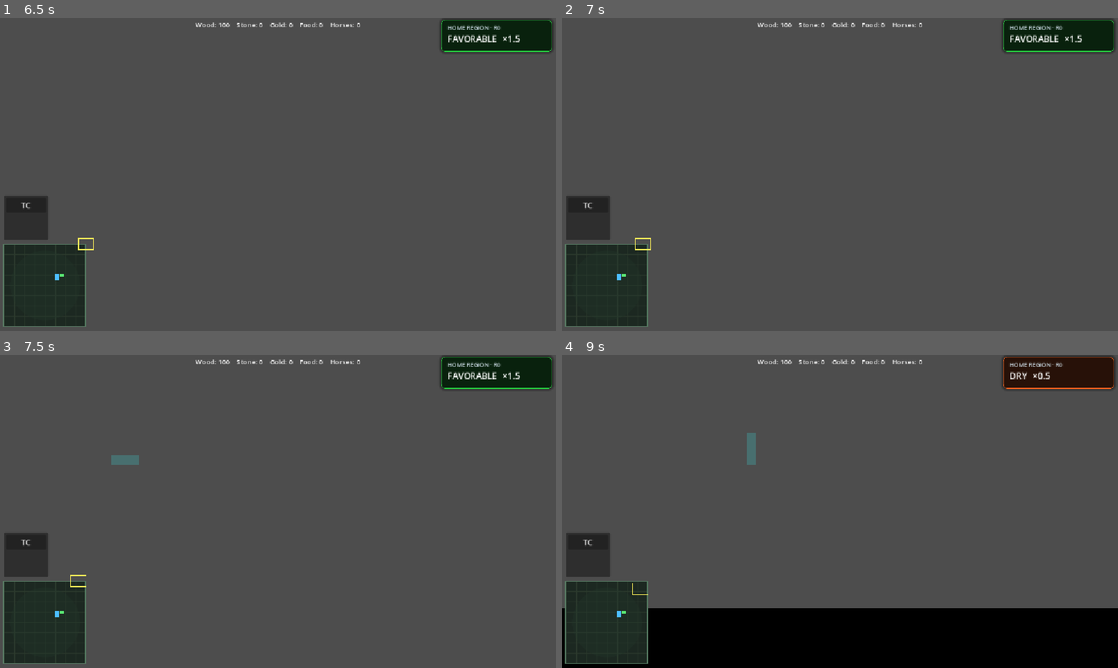
Above: before the commit, frames 1-4 (two rows, left to right).
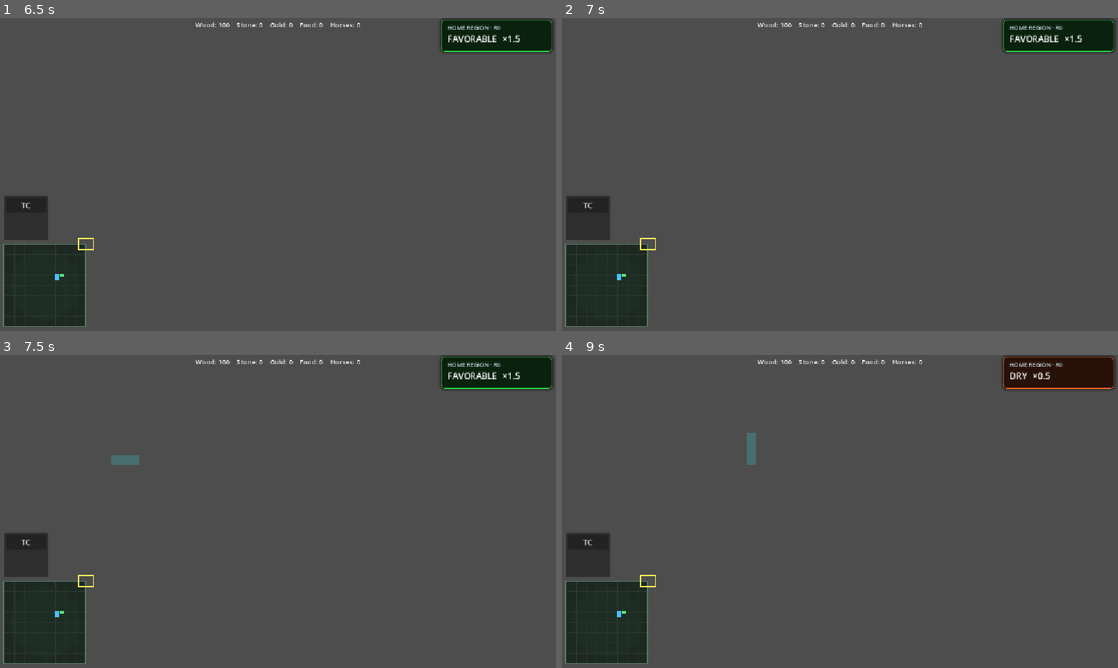
Above: after the commit, the same moments.

Repository: Ferrum-t/RTS-Game
Game: Godot game, scene res://Scenes/World/World.tscn
Same seed, same stepped clock (60 frames per second), same inputs: the game is played once before the commit and once after it. After the commit the project has no main scene; this scene is started directly in both runs.
Inputs (mouse positions are in pixels of both pictures, inside the frame that each line leads up to):
- Up to frame 1 (6.5 s): click "TC" at 0.5 s; click "Worker (50W)" at 1.25 s; click "Pack" at 2 s; click "Cancel last" at 2.75 s; drag from (44, 284) to (333, 105) at 3.52 s; drag from (166, 190) to (250, 237) at 4.27 s; move the mouse to (333, 105) at 5.02 s; hold D (move_right, bound only before the commit) 5.03-5.75 s; tap P at 5.1 s; tap Enter at 5.75 s; drag from (250, 237) to (111, 127) at 5.77 s
- Up to frame 2 (7 s): move the mouse to (1006, 221) at 6.52 s; hold Left (move_left, bound only before the commit) from 6.53 s (still down); tap U at 6.6 s
- Up to frame 3 (7.5 s): release Left (move_left, bound only before the commit) at 7.25 s; tap Space at 7.25 s; drag from (111, 464) to (194, 433) at 7.27 s
- Up to frame 4 (9 s): move the mouse to (867, 511) at 8.02 s; hold Down (move_back, bound only before the commit) 8.03-8.75 s; tap R at 8.1 s; click (867, 511) at 8.17 s; drag from (756, 433) to (728, 527) at 8.77 s

Frame 1 is identical in both runs. In frame 2, less than 0.1% of the frame differs, in the area x 13-17%, y 70-75%; in frame 3, less than 0.1%; in frame 4, 16%, in the area x 0-100%, y 70-100%.

Commit message:
M20.1: Minimap enemy markers gated by VisibilityMap; autoload VisibilityMap

Diff:
--- a/Scripts/UI/Minimap.gd
+++ b/Scripts/UI/Minimap.gd
@@ -2,7 +2,7 @@
 
 ## M20 — Basic Minimap (Variant A: static background).
 ## Player units/buildings + camera rect + click-to-pan.
-## No Fog / VisibilityMap / enemy hide.
+## M20.1: enemy markers only when VisibilityMap says VISIBLE.
 
 const PLAYER_TEAM := 0
 const MARKER_INTERVAL := 0.15
@@ -17,6 +17,8 @@
 var _cam_rig: Node3D = null
 var _unit_uvs: PackedVector2Array = PackedVector2Array()
 var _building_uvs: PackedVector2Array = PackedVector2Array()
+var _enemy_unit_uvs: PackedVector2Array = PackedVector2Array()
+var _enemy_building_uvs: PackedVector2Array = PackedVector2Array()
 var _cam_uv: Vector2 = Vector2(0.5, 0.5)
 var _dragging: bool = false
 
@@ -71,6 +73,13 @@
 	for i in range(_unit_uvs.size()):
 		var p: Vector2 = _unit_uvs[i] * size
 		draw_circle(p, 2.8, Color(0.35, 0.9, 0.45))
+
+	for i in range(_enemy_building_uvs.size()):
+		var p: Vector2 = _enemy_building_uvs[i] * size
+		draw_rect(Rect2(p - Vector2(3.5, 3.5), Vector2(7, 7)), Color(0.95, 0.25, 0.2))
+	for i in range(_enemy_unit_uvs.size()):
+		var p: Vector2 = _enemy_unit_uvs[i] * size
+		draw_circle(p, 2.8, Color(0.95, 0.35, 0.3))
 
 	var c: Vector2 = _cam_uv * size
 	var half := Vector2(16.0, 12.0)
@@ -114,6 +123,8 @@
 func _collect_markers() -> void:
 	_unit_uvs = PackedVector2Array()
 	_building_uvs = PackedVector2Array()
+	_enemy_unit_uvs = PackedVector2Array()
+	_enemy_building_uvs = PackedVector2Array()
 
 	var um := get_node_or_null("/root/UnitManager")
 	if um != null and "units" in um:
@@ -124,7 +135,6 @@
 				continue
 			if u.has_method("is_dead") and u.is_dead():
 				continue
-			# UnitState.DEAD ordinal = 7 after REPAIRING (M12.1)
 			if u.get("unit_state") != null and int(u.unit_state) == 7:
 				continue
 			_unit_uvs.append(world_to_uv(u.global_position))
@@ -136,6 +146,28 @@
 	_append_buildings(bm.get("barracks_list"))
 	_append_buildings(bm.get("watchtowers_list"))
 
+	var vm := get_node_or_null("/root/VisibilityMap")
+	if um != null and "units" in um:
+		for u in um.units:
+			if u == null or not is_instance_valid(u):
+				continue
+			if int(u.get("team_id")) == PLAYER_TEAM:
+				continue
+			if u.has_method("is_dead") and u.is_dead():
+				continue
+			if u.get("unit_state") != null and int(u.unit_state) == 7:
+				continue
+			if vm != null and vm.has_method("is_visible_world"):
+				if not vm.is_visible_world(u.global_position):
+					continue
+			else:
+				continue
+			_enemy_unit_uvs.append(world_to_uv(u.global_position))
+	if bm != null:
+		_append_enemy_buildings(bm.get("town_centers"), vm)
+		_append_enemy_buildings(bm.get("barracks_list"), vm)
+		_append_enemy_buildings(bm.get("watchtowers_list"), vm)
+
 
 func _append_buildings(list_val) -> void:
 	if list_val == null:
@@ -148,6 +180,24 @@
 		if b.get("is_destroyed") == true:
 			continue
 		_building_uvs.append(world_to_uv((b as Node3D).global_position))
+
+
+func _append_enemy_buildings(list_val, vm) -> void:
+	if list_val == null:
+		return
+	for b in list_val:
+		if b == null or not is_instance_valid(b):
+			continue
+		if int(b.get("team_id")) == PLAYER_TEAM:
+			continue
+		if b.get("is_destroyed") == true:
+			continue
+		if vm != null and vm.has_method("is_visible_world"):
+			if not vm.is_visible_world((b as Node3D).global_position):
+				continue
+		else:
+			continue
+		_enemy_building_uvs.append(world_to_uv((b as Node3D).global_position))
 
 
 func _update_camera_uv() -> void:
--- a/project.godot
+++ b/project.godot
@@ -10,8 +10,8 @@
 
 [application]
 
-config/name="NomadWars"
-run/main_scene="uid://blxw0veepytk3"
+config/name="RTS Game"
+run/main_scene="res://Scenes/Main.tscn"
 config/features=PackedStringArray("4.7", "Forward Plus")
 config/icon="res://icon.svg"
 
@@ -24,48 +24,9 @@
 NavigationBakeService="*res://Scripts/Systems/NavigationBakeService.gd"
 MatchManager="*res://Scripts/Systems/MatchManager.gd"
 EnvironmentZoneService="*res://Scripts/Systems/EnvironmentZoneService.gd"
+VisibilityMap="*res://Scripts/Systems/VisibilityMap.gd"
 
 [display]
 
 window/stretch/mode="canvas_items"
 window/stretch/aspect="expand"
-
-[input]
-
-move_forward={
-"deadzone": 0.2,
-"events": [Object(InputEventKey,"resource_local_to_scene":false,"resource_name":"","device":16,"window_id":0,"alt_pressed":false,"shift_pressed":false,"ctrl_pressed":false,"meta_pressed":false,"pressed":false,"keycode":0,"physical_keycode":4194320,"key_label":0,"unicode":0,"location":0,"echo":false,"script":null)
-, Object(InputEventKey,"resource_local_to_scene":false,"resource_name":"","device":16,"window_id":0,"alt_pressed":false,"shift_pressed":false,"ctrl_pressed":false,"meta_pressed":false,"pressed":false,"keycode":0,"physical_keycode":87,"key_label":0,"unicode":0,"location":0,"echo":false,"script":null)
-]
-}
-move_back={
-"deadzone": 0.2,
-"events": [Object(InputEventKey,"resource_local_to_scene":false,"resource_name":"","device":16,"window_id":0,"alt_pressed":false,"shift_pressed":false,"ctrl_pressed":false,"meta_pressed":false,"pressed":false,"keycode":0,"physical_keycode":4194322,"key_label":0,"unicode":0,"location":0,"echo":false,"script":null)
-, Object(InputEventKey,"resource_local_to_scene":false,"resource_name":"","device":16,"window_id":0,"alt_pressed":false,"shift_pressed":false,"ctrl_pressed":false,"meta_pressed":false,"pressed":false,"keycode":0,"physical_keycode":83,"key_label":0,"unicode":0,"location":0,"echo":false,"script":null)
-]
-}
-move_left={
-"deadzone": 0.2,
-"events": [Object(InputEventKey,"resource_local_to_scene":false,"resource_name":"","device":16,"window_id":0,"alt_pressed":false,"shift_pressed":false,"ctrl_pressed":false,"meta_pressed":false,"pressed":false,"keycode":0,"physical_keycode":4194319,"key_label":0,"unicode":0,"location":0,"echo":false,"script":null)
-, Object(InputEventKey,"resource_local_to_scene":false,"resource_name":"","device":16,"window_id":0,"alt_pressed":false,"shift_pressed":false,"ctrl_pressed":false,"meta_pressed":false,"pressed":false,"keycode":0,"physical_keycode":65,"key_label":0,"unicode":0,"location":0,"echo":false,"script":null)
-]
-}
-move_right={
-"deadzone": 0.2,
-"events": [Object(InputEventKey,"resource_local_to_scene":false,"resource_name":"","device":16,"window_id":0,"alt_pressed":false,"shift_pressed":false,"ctrl_pressed":false,"meta_pressed":false,"pressed":false,"keycode":0,"physical_keycode":68,"key_label":0,"unicode":0,"location":0,"echo":false,"script":null)
-, Object(InputEventKey,"resource_local_to_scene":false,"resource_name":"","device":16,"window_id":0,"alt_pressed":false,"shift_pressed":false,"ctrl_pressed":false,"meta_pressed":false,"pressed":false,"keycode":0,"physical_keycode":68,"key_label":0,"unicode":0,"location":0,"echo":false,"script":null)
-]
-}
-build={
-"deadzone": 0.2,
-"events": [Object(InputEventKey,"resource_local_to_scene":false,"resource_name":"","device":16,"window_id":0,"alt_pressed":false,"shift_pressed":false,"ctrl_pressed":false,"meta_pressed":false,"pressed":false,"keycode":0,"physical_keycode":66,"key_label":0,"unicode":0,"location":0,"echo":false,"script":null)
-]
-}
-
-[physics]
-
-3d/physics_engine="Jolt Physics"
-
-[rendering]
-
-rendering_device/driver.windows="d3d12"
